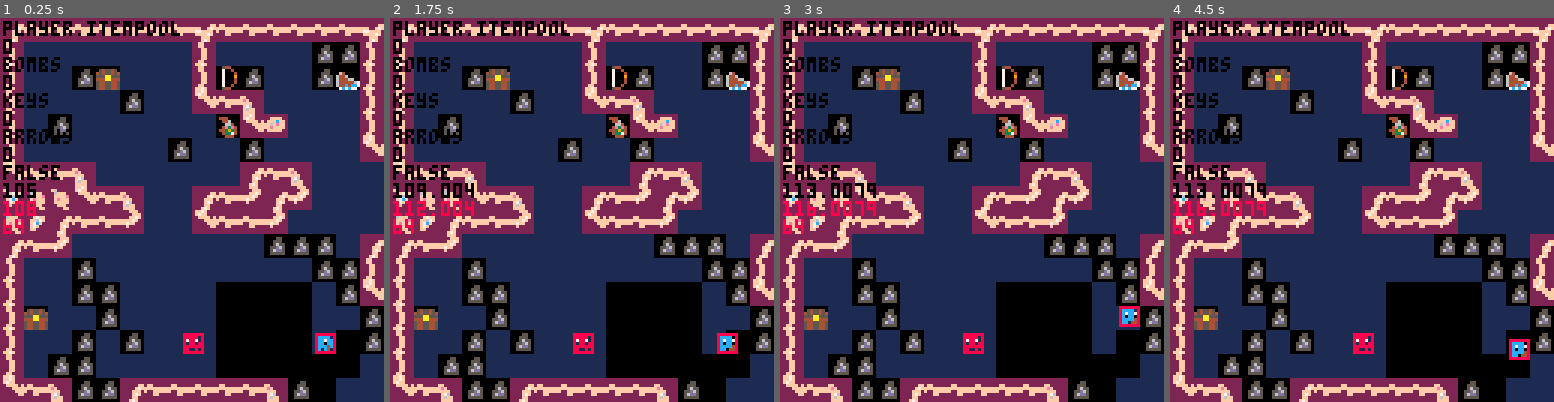
Above: before the commit, frames 1-4 (left to right).
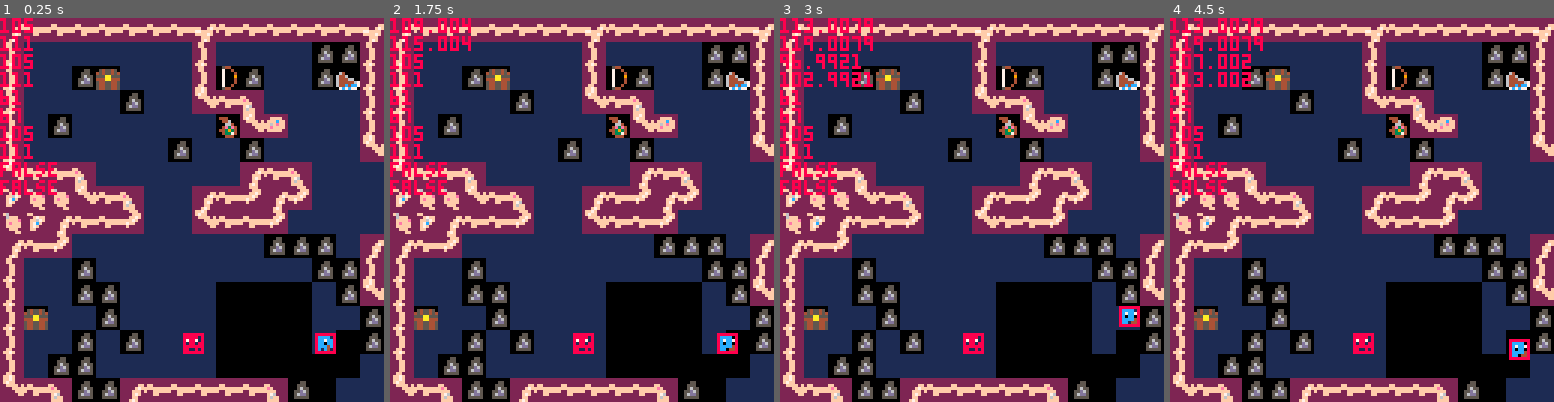
Above: after the commit, the same moments.

Repository: s-france/pico8GameS
Game: PICO-8 cartridge squid.p8
Two runs of this game, one before a commit and one after it. Both use one fixed random seed, a clock stepped at 60 frames per second and the inputs below.
Inputs:
- Up to frame 1 (0.25 s): no input
- Up to frame 2 (1.75 s): tap X (X key) at 0.33, 1.07 s; tap O (Z key) at 0.7, 1.7 s; hold Right from 1.6 s (still down)
- Up to frame 3 (3 s): tap X (X key) at 1.85, 2.97 s; release Right at 2.1 s; tap O (Z key) at 2.1, 2.5, 2.9 s; hold Up 2.15-2.42 s; hold Right from 2.47 s (still down)
- Up to frame 4 (4.5 s): release Right at 3.03 s; hold Left 3.08-3.58 s; tap O (Z key) at 3.3, 3.7, 4.1 s; hold Down 3.63-3.97 s; hold Right from 4.02 s (still down); tap X (X key) at 4.08 s

The runs differ from the first frame. In frame 1, 4.3% of the frame differs, in the area x 0-47%, y 0-57%; in frame 2, 5.0%; in frame 3, 5.5%; in frame 4, 5.5%.

Commit message:
Update squid.p8

Diff:
--- a/squid.p8
+++ b/squid.p8
@@ -64,7 +64,7 @@
 	foreach(particlesystems, update_partsys)
 	foreach(particles, update_particle)
 	foreach(hitboxes, update_hitbox)
-	hbtestflag = collisiontest2()
+	//collisiontest2()
 	--[[
 	if ((player.mapposx > 1 and player.mapposx < 4) and music_var !=0) then
 		music_var = 0
@@ -95,6 +95,7 @@
 
 	foreach(particles, draw_particle)
 	//print("♥♥♥",13*8,1,8)
+	--[[
 	print("player.itempool",1, 1, 0)
 	print(player.itempool.bow[2])
 	print("bombs")
@@ -105,9 +106,19 @@
 	print(player.resources.arrows[1])
 	print(hbtestflag)
 	print(player.hb.left)
+	--]]
 	foreach(hitboxes, draw_hitbox)
-	print(hitboxes[1].x)
-	print(hitboxes[2].x)
+	print(hitboxes[1].left)
+	print(hitboxes[1].right)
+	print(hitboxes[1].top)
+	print(hitboxes[1].bot)
+	print(hitboxes[2].left)
+	print(hitboxes[2].right)
+	print(hitboxes[2].top)
+	print(hitboxes[2].bot)
+	print(hbtestflag)
+	print(collisiontest2())
+
  //print(mag)
 end
 -->8
@@ -1164,16 +1175,16 @@
 		hb.bot = hb.y+(.5*hb.ylen)
 	end
 
-	--[[
 	--add oncollision function here!!!
- 	for i,j in pairs(hitboxes) do
+ for i,j in pairs(hitboxes) do
 		if j != hb then
-		 local flag = not hbcollision(hb,j)
-		 if flag == false then
+		 hbtestflag = hbcollision(hb,j)
+		 if hbtestflag == true then
+		 	break
 			end
 		end
 	end
-	--]]
+
 
 end
 
